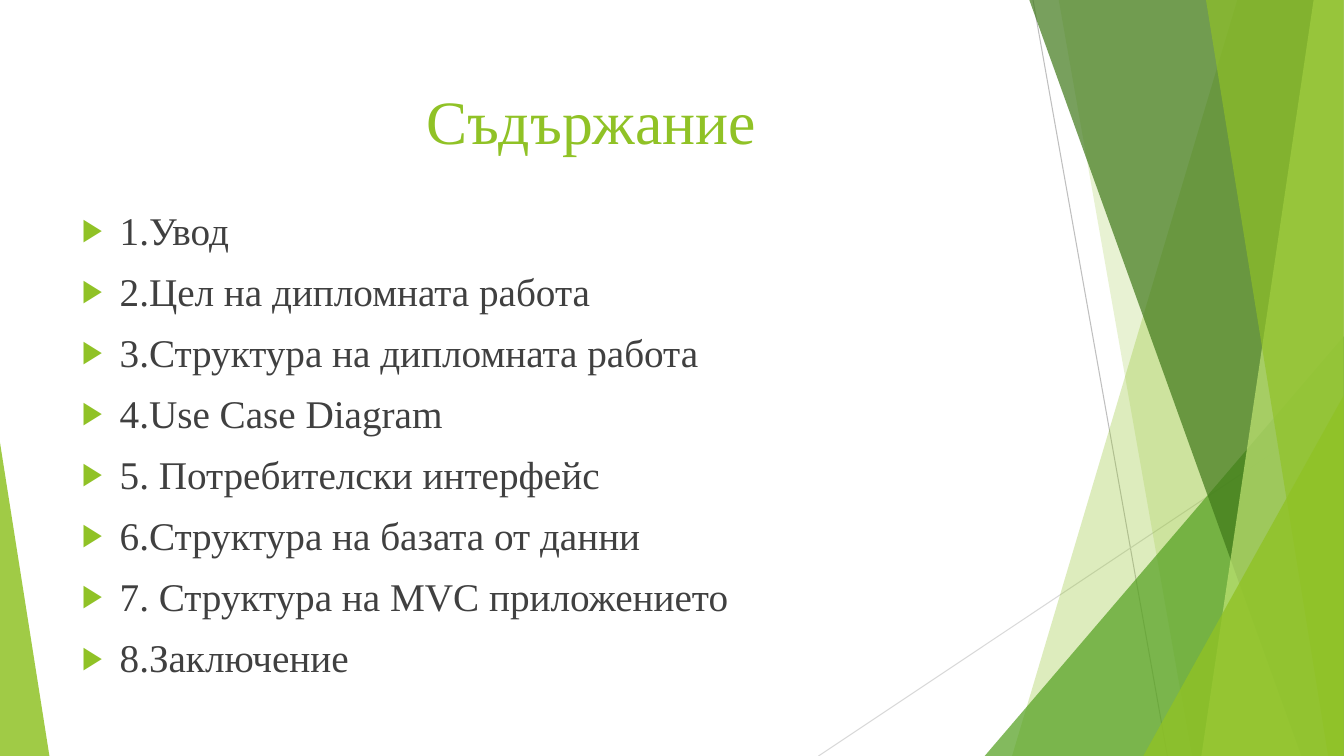
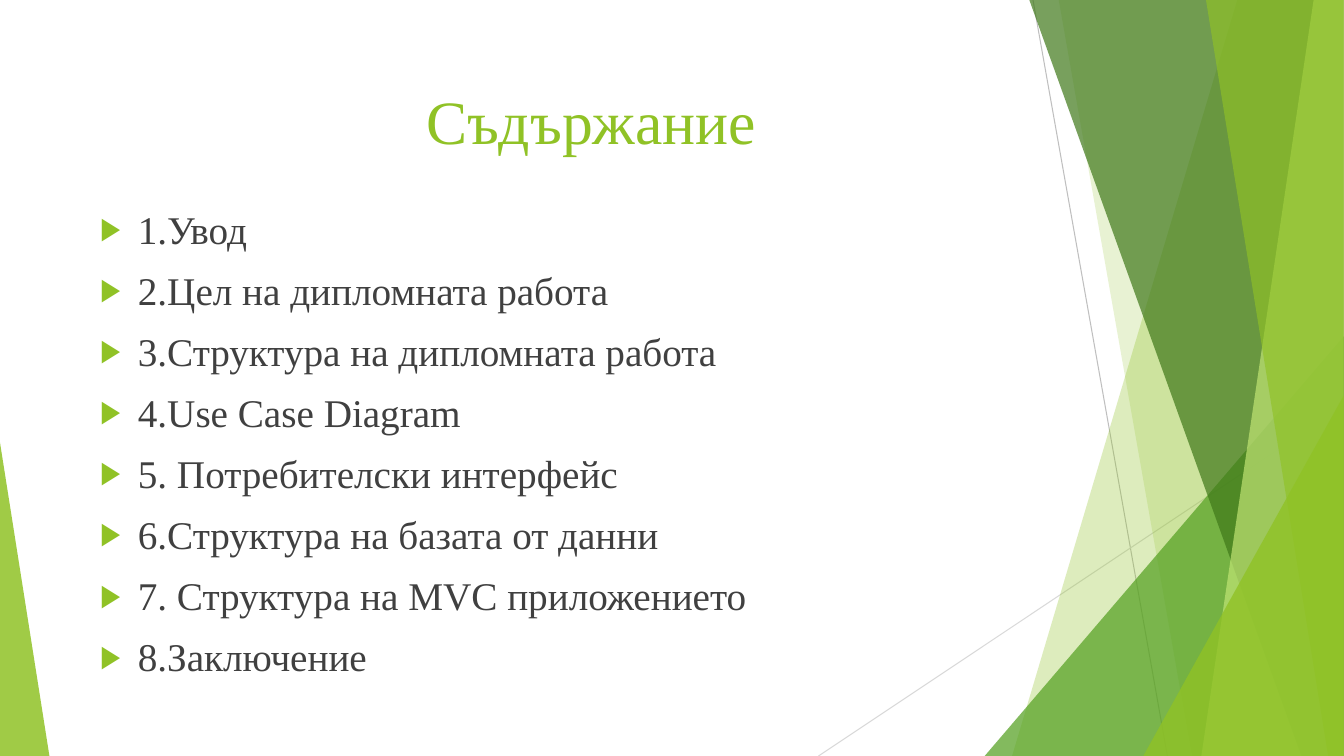
Before and after one commit to naskokolevmaka/Diploment-Proekt, a slide deck: slide 2 of Дипломна работа - Атанас Георгиев Колев - Презентация.pptx. Drawn at 1344x756 pixels with LibreOffice and Linux fonts; fonts in the diff are those of the drawing. Boxes give left, top, right and bottom in pixels: in the first picture for what was removed or moved away, otherwise in the second. Text is boxed around its words. In the diff, an @@ line names an element or a change of style, - is before the commit and + after.

```diff
--- a/Дипломна работа - Атанас Георгиев Колев - Презентация.pptx
+++ b/Дипломна работа - Атанас Георгиев Колев - Презентация.pptx
@@ text "1.Увод": place and size @@
-text "1.Увод" at (120,219,728,673)
+text "1.Увод" at (138,218,746,672)
```
Also in this commit, not shown: 8 other slides changed, 2 slides added.
